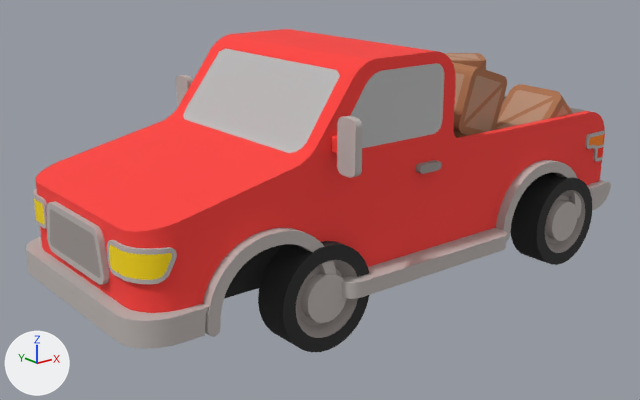
The FBX model Assets/Art/Hyper Casual City Cars/Models/Cars Modified/Pickup City Mod.fbx: old version first, new version second.
Before and after are seen from a camera (50 mm lens) standing at (-10.4, -11.28, 5.92) and looking at (-1.31, 0.09, 1.37). Arrows for +X, +Y and +Z are at lower left; the lights stay in place. Where no turn or scale is listed for an object, it has been applied to the vertices. Vertices at the same position are counted once.

Before the edit, the objects in view are built like this:
```python
me_mesh = bpy.data.meshes.new('Mesh')
me_mesh.from_pydata(...)  # 2329 vertices, 1586 faces; spans x -592.0..413.0, y 66.0..406.0, z -241.0..241.0
# faces by material slot: [1558, 28]
me_mesh.materials.append(mat_red_car_mat5)  # picture img_red_car_palette_png
me_mesh.materials.append(mat_car_window_mat5)  # grey #bcbcbc
# before: 305 (-548.0, 159.0, -181.0), 312 (-555.0, 193.0, -177.0), 371 (-546.0, 193.0, -183.0), 398 (-555.0, 159.0, -177.0), 2299 (-538.0, 185.0, -187.0)
# before: 2300 (-543.0, 183.0, -185.0), 2301 (-545.0, 182.0, -184.0), 2302 (-547.0, 181.0, -183.0), 2303 (-549.0, 181.0, -181.0), 2304 (-555.0, 181.0, -177.0)
# before: 2305 (-561.0, 182.0, -171.0), 2306 (-566.0, 182.0, -165.0), 2307 (-570.0, 183.0, -159.0) at pixel (34, 201), 2308 (-573.0, 183.0, -153.0) at pixel (34, 203), 2309 (-575.0, 182.0, -146.0) at pixel (34, 204)
# before: 2310 (-576.0, 182.0, -140.0) at pixel (35, 206), 2311 (-576.0, 182.0, -119.0) at pixel (40, 209)
me_mesh_001 = bpy.data.meshes.new('Mesh.001')
me_mesh_001.from_pydata(...)  # 982 vertices, 861 faces; spans x 0.1..3.67, y -1.72..1.75, z 1.18..3.78
me_mesh_001.materials.append(mat_red_car_mat5)  # picture img_red_car_palette_png
me_mesh_002 = bpy.data.meshes.new('Mesh.002')
me_mesh_002.from_pydata(...)  # 336 vertices, 238 faces; spans x -82.0..82.0, y -82.0..82.0, z -202.0..209.0
me_mesh_002.materials.append(mat_red_car_mat5)  # picture img_red_car_palette_png
me_mesh_003 = bpy.data.meshes.new('Mesh.003')
me_mesh_003.from_pydata(...)  # 336 vertices, 238 faces; spans x -82.0..82.0, y -82.0..82.0, z -202.0..209.0
me_mesh_003.materials.append(mat_red_car_mat5)  # picture img_red_car_palette_png
ob_boxes = bpy.data.objects.new('Boxes', me_mesh_001)
ob_boxes.location = (0.0, 0.0, -0.08)
ob_pickup = bpy.data.objects.new('Pickup', me_mesh)
ob_pickup.location = (0.0, 0.0, 0.0)
ob_pickup.rotation_euler = (1.571, 0.0, 0.0)  # degrees (90, 0, 0)
ob_pickup.scale = (0.01, 0.01, 0.01)
ob_wheels_back = bpy.data.objects.new('Wheels_Back', me_mesh_003)
ob_wheels_back.parent = ob_pickup
ob_wheels_back.location = (268.2, 70.51, 0.0)
ob_wheels_front = bpy.data.objects.new('Wheels_Front', me_mesh_002)
ob_wheels_front.parent = ob_pickup
ob_wheels_front.location = (-289.4, 70.51, 0.0)
```
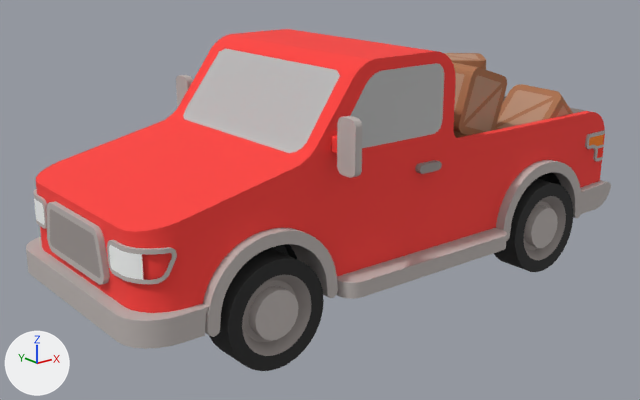
Where the change shows, as pixel boxes (x1, y1, x2, y2) in the pictures (640 x 400 px):
'Pickup', reshaped, moved, turned, rescaled: (26, 29, 611, 349) in both
'Wheels_Front', moved, turned, rescaled: before (258, 241, 369, 352); after (209, 248, 324, 371)
'Wheels_Back', moved, turned, rescaled: before (510, 173, 592, 265); after (494, 179, 573, 272)
part 1 of me_mesh, cut back: (34, 198, 45, 225) in both
part 2 of me_mesh, cut back: before (109, 245, 172, 280); after (109, 245, 144, 280)

Edits to the bpy script that builds the scene:
```text
Change me_mesh:
    used by ob_pickup; location = (0.0, 0.0, 0.0); rotation_euler = (1.571, 0.0, 0.0), in degrees (90, 0, 0); scale = (0.01, 0.01, 0.01)
    verts and faces of me_mesh; kept vertices keep their numbers, new ones are numbered from 2329
    remove me_mesh.from_pydata(...)  # 2329 vertices, 1586 faces; spans x -592.0..413.0, y 66.0..406.0, z -241.0..241.0
    add me_mesh.from_pydata(...)  # 2320 vertices, 1566 faces; spans x -592.0..413.0, y 66.0..406.0, z -241.0..241.0
    me_mesh part 1
    add delete_vertices([2303])  # with the faces that use them
    add for i in [2299, 2304, 2306, 2309]: verts[i] += (0.0, -3.0, 0.0)
    add for i in [2300, 2301, 2302, 2305, 2307, 2308, 2310, 2311]: verts[i] += (0.0, -4.0, 0.0)
    add faces += [(312, 371, 2302, 2304), (305, 398, 2304, 2302)]  # mat_red_car_mat5 (picture img_red_car_palette_png)
    me_mesh part 2
    9 vertices are removed from x -561.0..-530.0, y 181.0..190.0, z 171.0..188.0
    20 faces are deleted
    4 vertices in x -576.0..-570.0, y 182.0..183.0, z 119.0..159.0 move by (0.0, -4.0, 0.0)
    2 vertices move from x -575.0..-566.0, y 182.0, z 146.0..165.0 to x -575.0..-566.0, y 179.0, z 146.0..165.0
    1 vertex is added at (-561.0, 178.0, 171.0)
    2 new faces join them, mat_red_car_mat5 (picture img_red_car_palette_png)
Change ob_wheels_back:
    ob_wheels_back.location: (268.2, 70.51, 0.0) -> (209.6, 70.51, 0.0)
Change ob_wheels_front:
    ob_wheels_front.location: (-289.4, 70.51, 0.0) -> (-379.8, 70.51, 0.0)
Change ob_pickup:
    add ob_pickup.parent = ob_pickup_001
    ob_pickup.rotation_euler: (1.571, 0.0, 0.0) -> (0.0, 0.0, 0.0)  # degrees (90, 0, 0) -> degrees (0, 0, 0)
    ob_pickup.scale: (0.01, 0.01, 0.01) -> (1.0, 1.0, 1.0)
Add ob_pickup_001:
    ob_pickup_001 = bpy.data.objects.new('Pickup.001', None)
    ob_pickup_001.location = (0.0, 0.0, 0.0)
    ob_pickup_001.rotation_euler = (1.571, 0.0, 0.0)  # degrees (90, 0, 0)
    ob_pickup_001.scale = (0.01, 0.01, 0.01)
```
